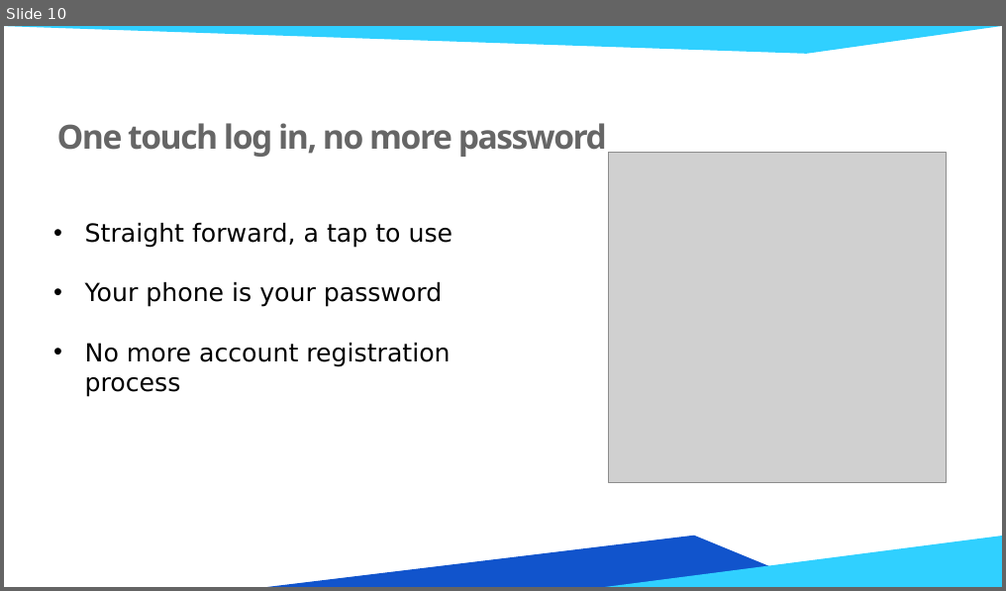
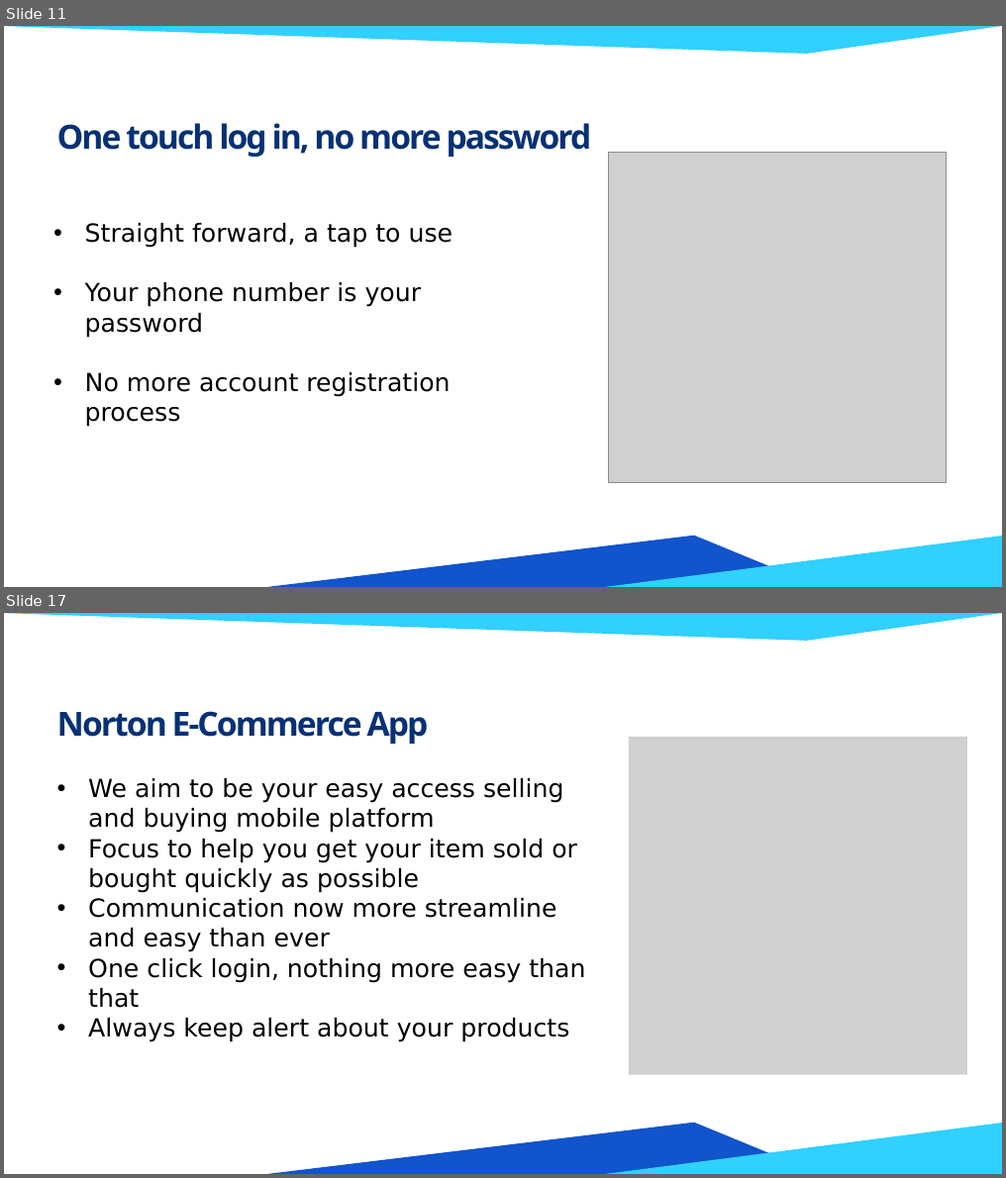
Before and after one commit to HenryHeng91/NU-Fast-Buy-and-Sell-APP, a slide deck: Documentation/NU E-Commerce Slide.pptx. Shown one above the other, each under a label of ours: slide 10 before the commit, slides 11 and 17 after it; the slides between them are not shown. The pictures are 1006x591 and 1006x1178 pixels, drawn with LibreOffice and Linux fonts; fonts in the diff are those of the drawing; grey boxes stand for pictures; background and template pictures are left out. Boxes give left, top, right and bottom in pixels: in the first picture for what was removed or moved away, otherwise in the second. Text is boxed around its words. In the diff, an @@ line names an element or a change of style, - is before the commit and + after.

```diff
--- a/Documentation/NU E-Commerce Slide.pptx
+++ b/Documentation/NU E-Commerce Slide.pptx
@@ slide 17 added at [4,613,1002,1174], background #FFFFFF; not listed: 3 template elements that a slide beside it also shows @@
@@ title added at [57,711,429,744], 24 pt, text #073175, bold @@
+Norton E-Commerce App
@@ picture added at [629,737,967,1075] @@
@@ text added at [88,778,585,1043], 18 pt, text #000000 @@
+• We aim to be your easy access selling and buying mobile platform
+• Focus to help you get your item sold or bought quickly as possible
+• Communication now more streamline and easy than ever
+• One click login, nothing more easy than that
+• Always keep alert about your products
@@ what was slide 10 is now slide 11 @@
@@ slide 11 changed as well @@
@@ title "One touch log in, no ..." at [57,123,592,157]: text colour #666666 to #073175, letter spacing -1.1 to -1.4 pt @@
@@ text at [85,282,422,338]: text changed @@
-• Your phone is your password
+• Your phone number is your password
```
Also in this commit, not shown: 7 other slides changed, 7 other slides added, 16 slides removed, 2 other files.
